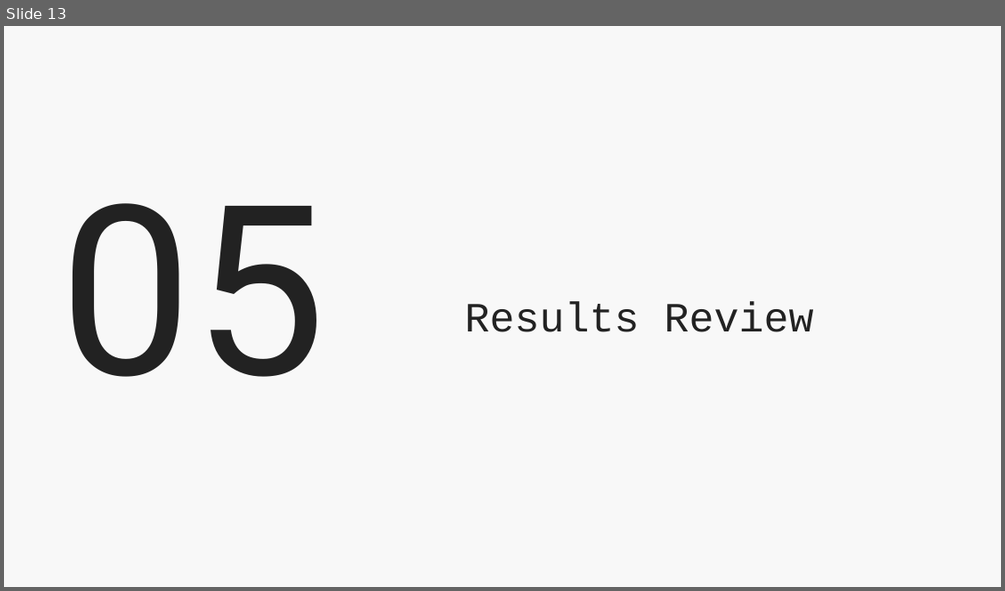
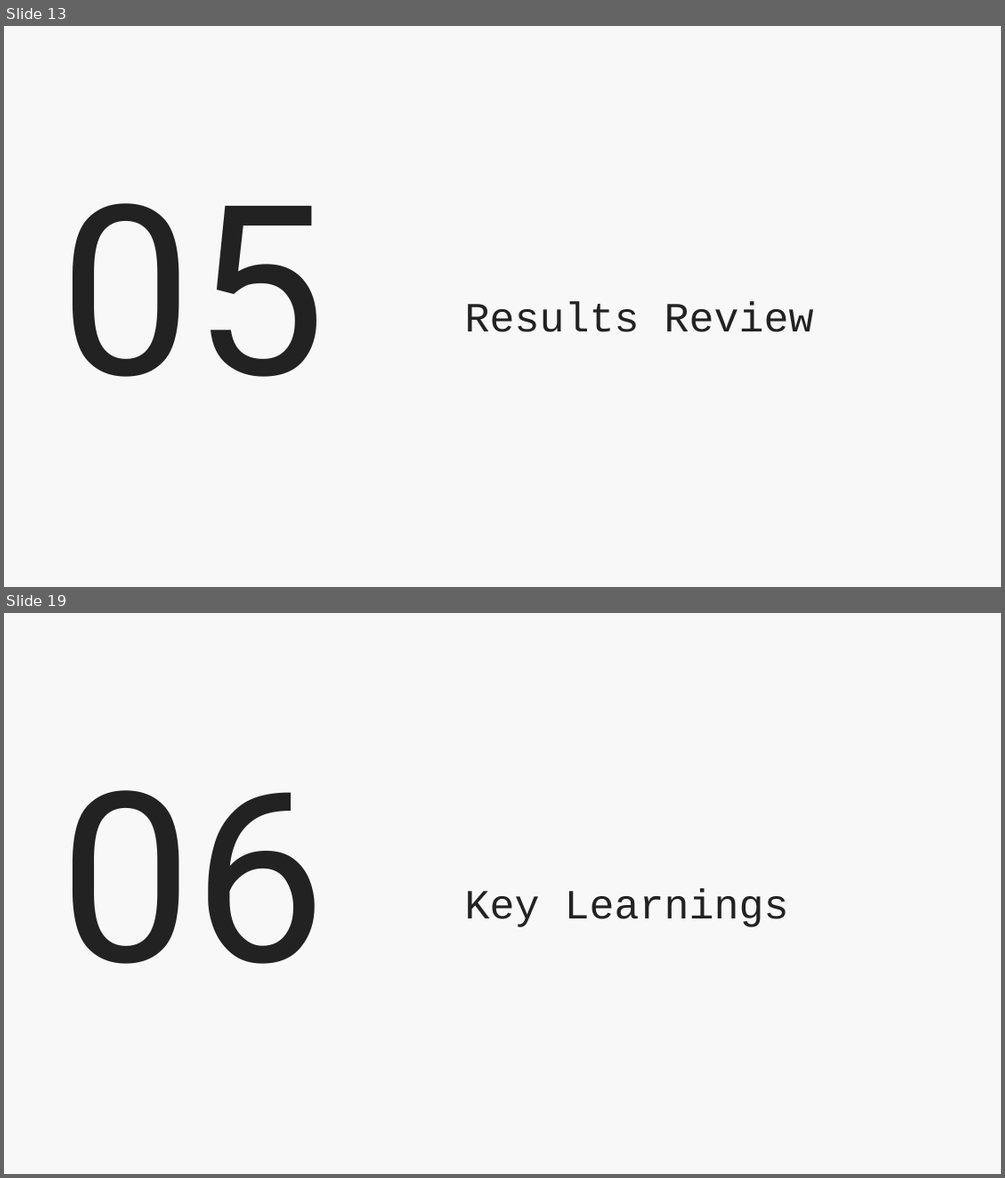
Before and after one commit to Timidalucia/Mini-Research-Problem, a slide deck: MRP - Lusha Zhang 0318.pptx. Shown one above the other, each under a label of ours: slide 13 before the commit, slides 13 and 19 after it; the slides between them are not shown. The pictures are 1005x591 and 1005x1178 pixels, drawn with LibreOffice and Linux fonts; fonts in the diff are those of the drawing; background and template pictures are left out. Boxes give left, top, right and bottom in pixels: in the first picture for what was removed or moved away, otherwise in the second. Text is boxed around its words. In the diff, an @@ line names an element or a change of style, - is before the commit and + after.

```diff
--- a/MRP - Lusha Zhang 0318.pptx
+++ b/MRP - Lusha Zhang 0318.pptx
@@ slide 19 added at (4,613,1001,1174), background #F8F8F8 @@
@@ title added at (60,790,326,964), 171 pt, text #222222 @@
+06
@@ title added at (465,889,789,927), 30 pt, text #222222 @@
+Key Learnings
```
Also in this commit, not shown: 4 slides changed, 7 other slides added.
